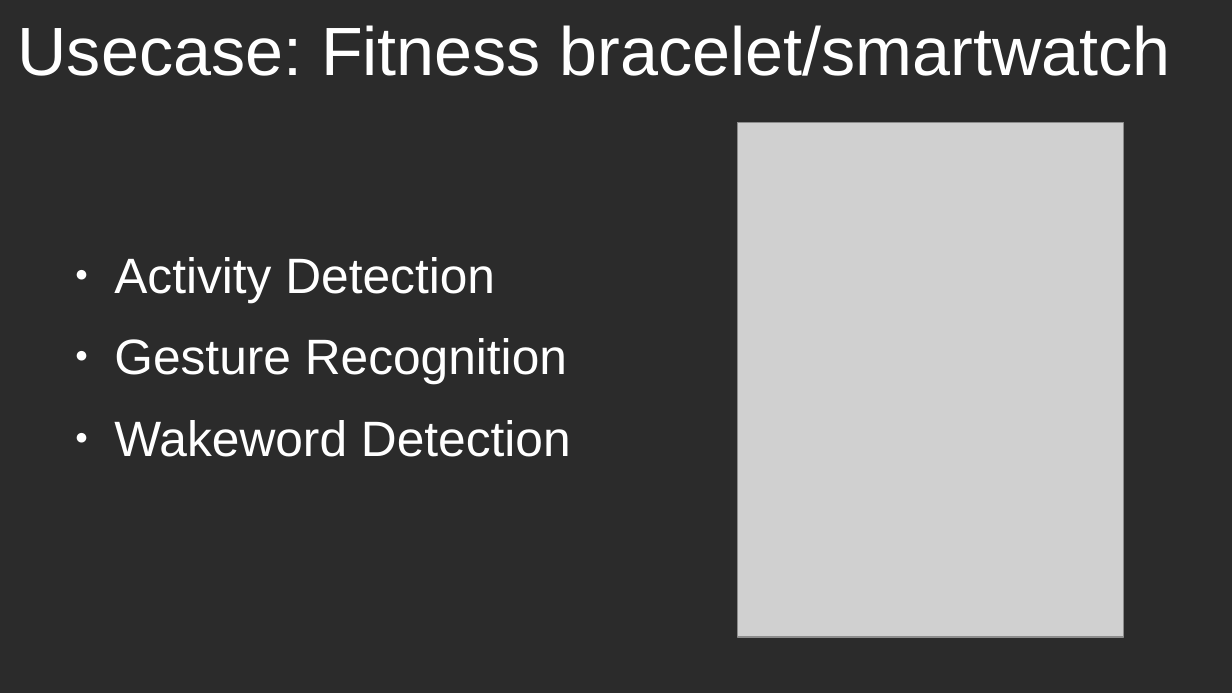
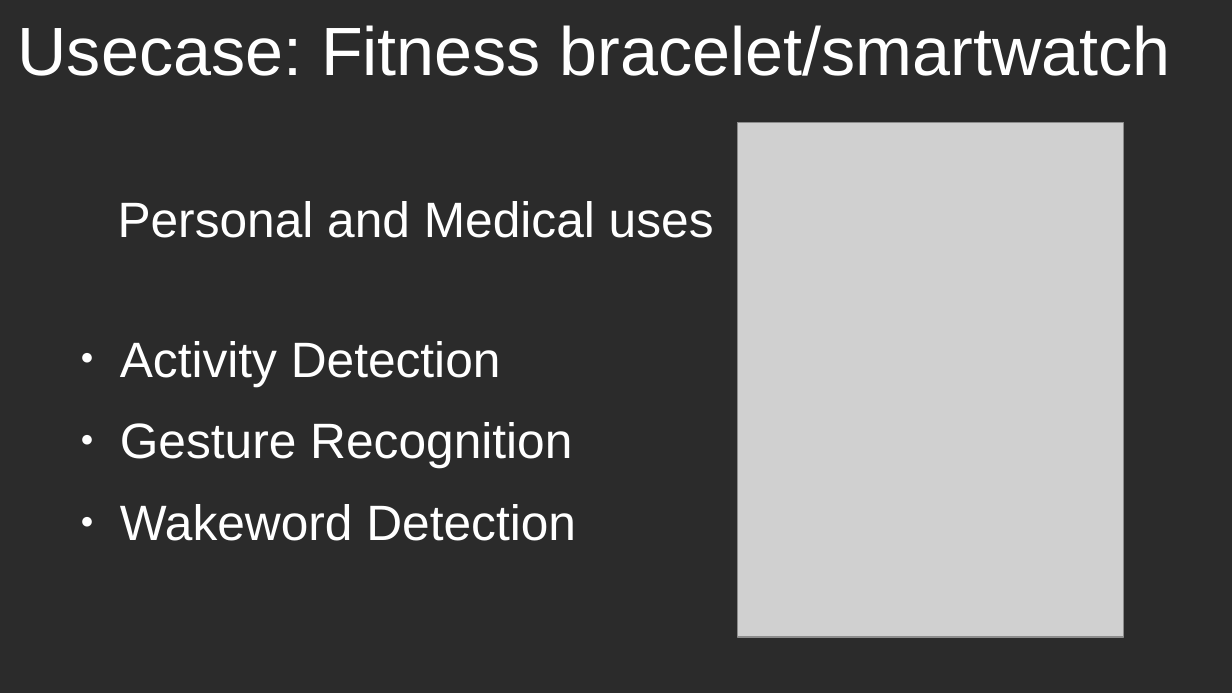
Before and after one commit to jonnor/embeddedml, a slide deck: slide 6 of doc/euroscipy2018/slides.odp. Drawn at 1232x693 pixels with LibreOffice and Linux fonts; fonts in the diff are those of the drawing; grey boxes stand for pictures; background and template pictures are left out; a plain dark background stands for a picture behind light text. Boxes give left, top, right and bottom in pixels: in the first picture for what was removed or moved away, otherwise in the second. Text is boxed around its words. In the diff, an @@ line names an element or a change of style, - is before the commit and + after.

```diff
--- a/doc/euroscipy2018/slides.odp
+++ b/doc/euroscipy2018/slides.odp
@@ text added at (118,201,714,238), 32 pt, text #FFFFFF @@
+Personal and Medical uses
@@ text "Activity Detection": place and size @@
-text "Activity Detection" at (114,257,571,457)
+text "Activity Detection" at (120,341,576,541)
```
Also in this commit, not shown: 12 other slides changed, 1 slide added, 1 slide removed, 3 other files.
